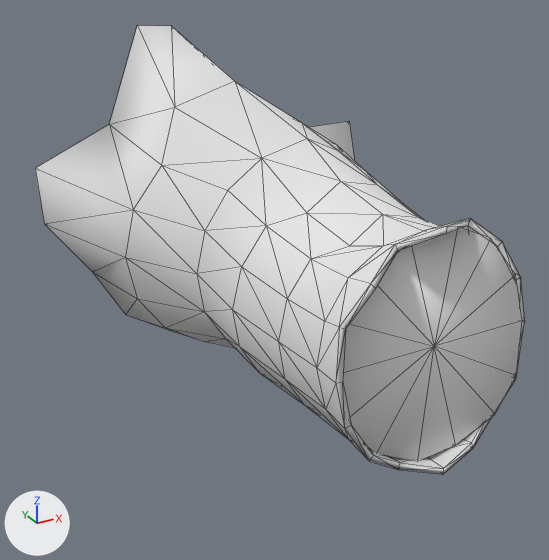
An edit to the OBJ model Game/_vs2015/release_dynamic_exe/mge/models/VillageForestBiome/17_Village_B_Trunk_V1.obj, drawn before and after from the same camera.
One viewpoint serves both versions: a 50 mm camera at (-1.6, -2.59, 1.74) aimed at (-0.23, -0.11, 0.5). Every picture has the same lights, and +X, +Y and +Z are marked at lower left. Mesh edges are drawn as thin lines. Where no turn or scale is listed for an object, it has been applied to the vertices.

In view in the first picture: '17_Village_B_Trunk_V1'.
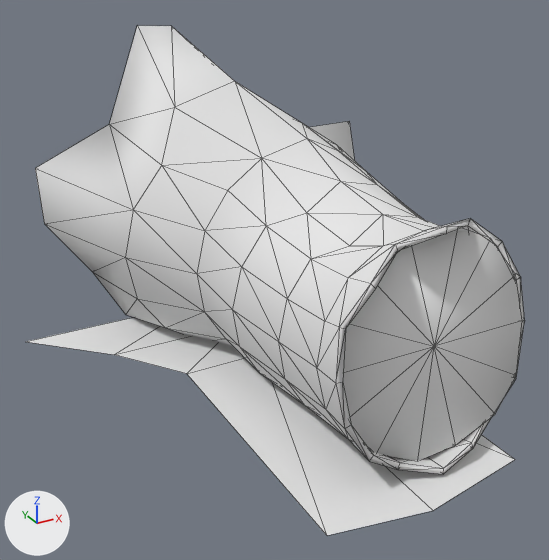
Location of each change, (x1, y1, x2, y2) in pixels of the pictures (549 x 560 px):
'17_Village_B_Trunk_V1', reshaped (14% taller): before (35, 26, 524, 474); after (26, 26, 524, 535)
part 1 of me_17_village_b_trunk_v1, added: after (26, 317, 515, 535)

Edits to the bpy script that builds the scene:
```text
Change me_17_village_b_trunk_v1:
    used by ob_17_village_b_trunk_v1; location = (0.0, 0.0, 0.0)
    remove me_17_village_b_trunk_v1.from_pydata(...)  # 174 vertices, 314 faces; spans x -0.95..0.7, y -0.99..0.94, z -0.17..1.4
    add me_17_village_b_trunk_v1.from_pydata(...)  # 186 vertices, 326 faces; spans x -1.11..0.79, y -1.11..0.94, z -0.17..1.4
    me_17_village_b_trunk_v1 part 1
    12 vertices are added at x -1.11..0.79, y -1.11..0.72, z 0.05
    12 new faces join them
```
